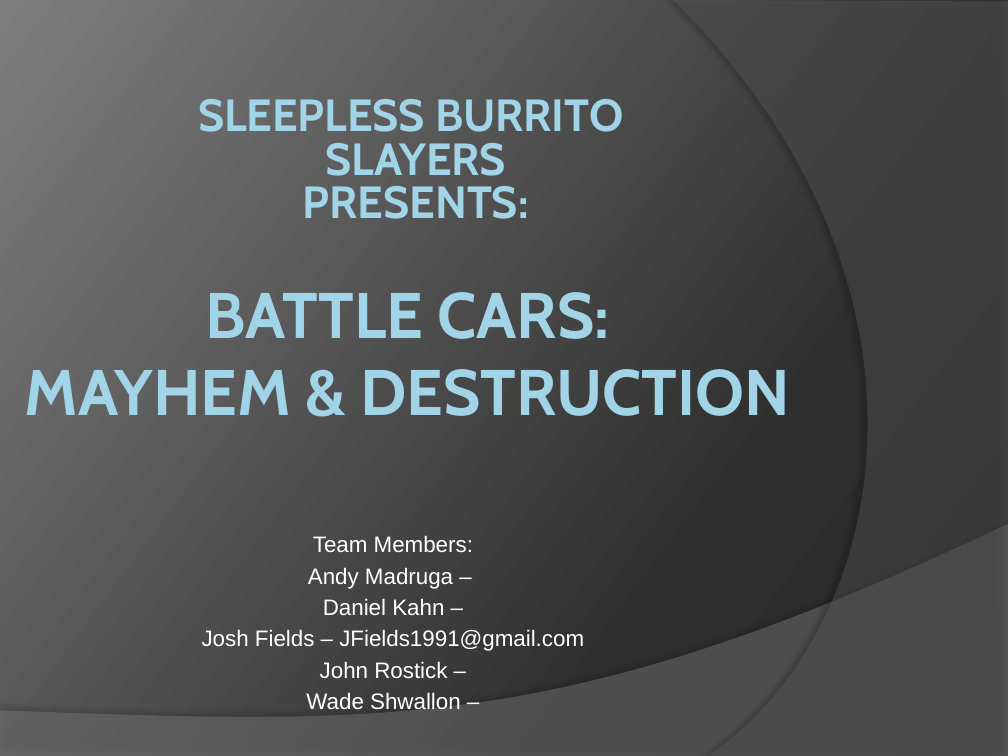
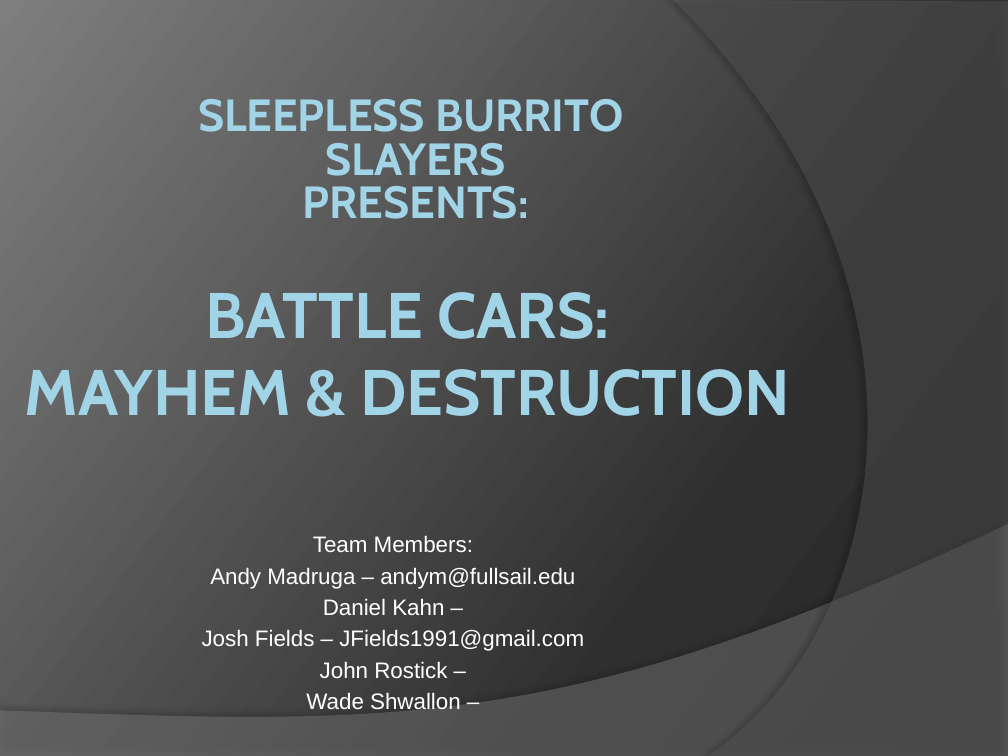
Before and after one commit to FiveFourFive/battle-cars, a slide deck: slide 1 of Trunk/Battle Cars.pptx. Drawn at 1008x756 pixels with LibreOffice and Linux fonts; fonts in the diff are those of the drawing. Boxes give left, top, right and bottom in pixels: in the first picture for what was removed or moved away, otherwise in the second. Text is boxed around its words. In the diff, an @@ line names an element or a change of style, - is before the commit and + after.

```diff
--- a/Trunk/Battle Cars.pptx
+++ b/Trunk/Battle Cars.pptx
@@ subtitle at (210,567,575,589): text changed @@
-Andy Madruga –
+Andy Madruga – andym@fullsail.edu
```
